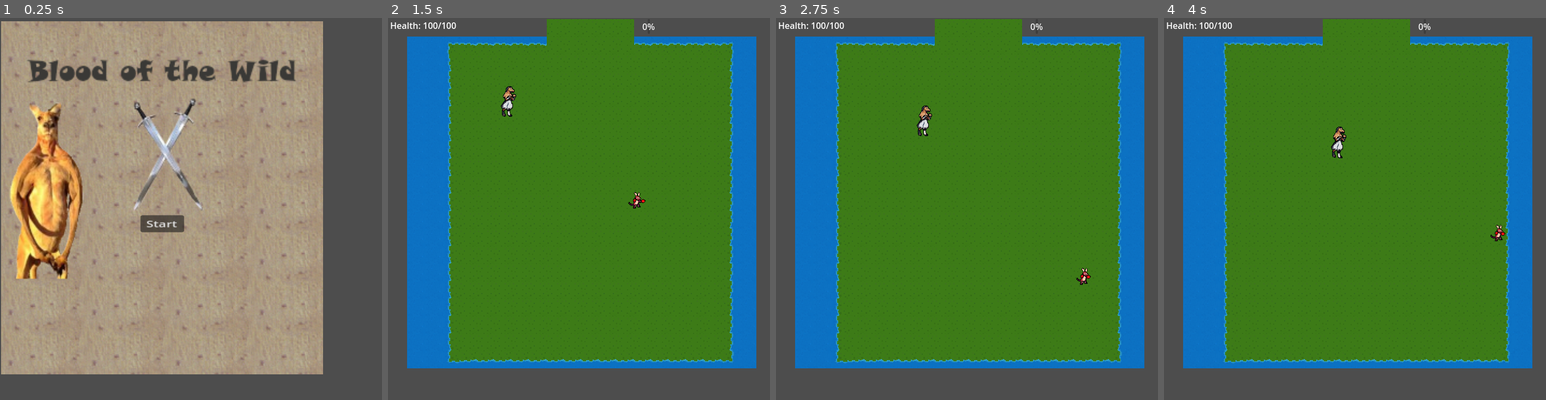
Above: before the commit, frames 1-4 (left to right).
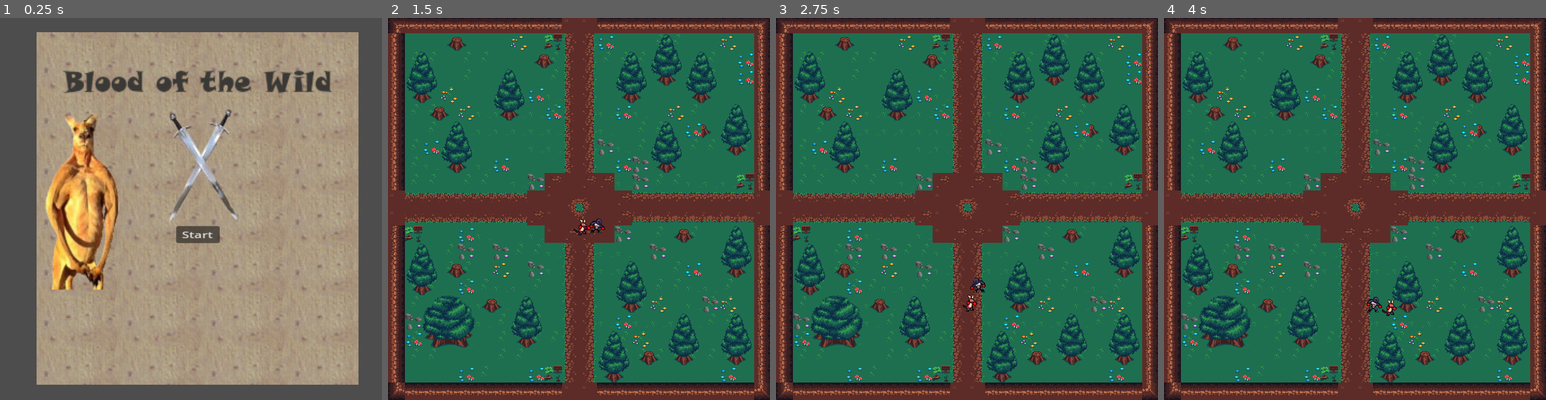
Above: after the commit, the same moments.

Repository: VH571/CSC-378-Final-Project
Game: Godot game, scene res://Scenes/menu.tscn
Two runs of this game, one before a commit and one after it. Both use one fixed random seed, a clock stepped at 60 frames per second and the inputs below.
Inputs:
- Up to frame 1 (0.25 s): no input
- Up to frame 2 (1.5 s): click "Start" at 0.5 s; hold D (move_right) from 1.28 s (still down); hold F (attack) from 1.28 s (still down)
- Up to frame 3 (2.75 s): release D (move_right) at 2.03 s; release F (attack) at 2.03 s; hold S (down) from 2.03 s (still down); tap F (attack) at 2.1 s
- Up to frame 4 (4 s): release S (down) at 2.78 s; hold D (move_right) 2.78-3.53 s; hold F (attack) 2.78-3.53 s; hold W (move_up) from 3.53 s (still down); tap F (attack) at 3.6 s

The runs differ from the first frame. In frame 1, 37% of the frame differs, in the area x 0-94%, y 0-96%; in frame 2, 100%; in frame 3, 100%, in the area x 0-100%, y 0-100%; in frame 4, 100%.

Commit message:
menu works and fixed routing and some UI

Diff:
--- a/Scenes/MainScene.tscn
+++ b/Scenes/MainScene.tscn
@@ -1,6 +1,6 @@
 [gd_scene load_steps=8 format=3 uid="uid://c1nhvl1hwy6nu"]
 
-[ext_resource type="Script" uid="uid://grak4ibl5dyv" path="res://Scenes/main_scene.gd" id="1_7rqgy"]
+[ext_resource type="Script" uid="uid://grak4ibl5dyv" path="res://Scripts/main_scene.gd" id="1_7rqgy"]
 [ext_resource type="Texture2D" uid="uid://cn8t21dy7tqu" path="res://assets/tileset.png" id="1_qxria"]
 [ext_resource type="PackedScene" uid="uid://dfs32rx8thb7t" path="res://Scenes/gorilla2.tscn" id="3_7rqgy"]
 [ext_resource type="PackedScene" uid="uid://b8ugmxfy2ri4x" path="res://Scenes/player.tscn" id="3_nhkr4"]
--- a/Scenes/menu.tscn
+++ b/Scenes/menu.tscn
@@ -1,6 +1,6 @@
-[gd_scene load_steps=4 format=3 uid="uid://d2h54h4ksrry7"]
+[gd_scene load_steps=4 format=3 uid="uid://bysk870kemqas"]
 
-[ext_resource type="Script" path="res://Scenes/menu.gd" id="1_ptfxq"]
+[ext_resource type="Script" uid="uid://fa8l1a0cvfid" path="res://Scripts/menu.gd" id="1_cayip"]
 [ext_resource type="AudioStream" uid="uid://bhngh10gtc22u" path="res://assets/audio/monster-roar-ps-oo6-306402.mp3" id="2_l5f1i"]
 [ext_resource type="Texture2D" uid="uid://r0ms8d5xidrn" path="res://assets/Menu2.png" id="3_nwwuc"]
 
@@ -10,7 +10,7 @@
 offset_right = 40.0
 offset_bottom = 40.0
 scale = Vector2(1.59544, 1.42221)
-script = ExtResource("1_ptfxq")
+script = ExtResource("1_cayip")
 metadata/_edit_use_anchors_ = true
 
 [node name="AudioStreamPlayer2D" type="AudioStreamPlayer2D" parent="."]
@@ -20,10 +20,10 @@
 
 [node name="TextureRect" type="TextureRect" parent="."]
 layout_mode = 0
-offset_left = 1.25357
-offset_top = 3.51565
-offset_right = 301.254
-offset_bottom = 303.516
+offset_left = 41.9947
+offset_top = 18.2814
+offset_right = 341.995
+offset_bottom = 318.282
 scale = Vector2(1.23346, 1.51601)
 texture = ExtResource("3_nwwuc")
 
--- a/Scenes/menu.gd
+++ b/Scripts/menu.gd
@@ -12,7 +12,7 @@
 
 
 func _on_start_pressed() -> void:
-	get_tree().change_scene_to_file("res://Scenes/Main1.tscn")
+	get_tree().change_scene_to_file("res://Scenes/MainScene.tscn")
 
 
 func _on_quit_pressed() -> void:
--- a/project.godot
+++ b/project.godot
@@ -12,7 +12,7 @@
 
 config/name="Blood of the Wild"
 run/main_scene="res://Scenes/menu.tscn"
-config/features=PackedStringArray("4.3", "Forward Plus")
+config/features=PackedStringArray("4.4", "Forward Plus")
 config/icon="res://icon.svg"
 
 [display]
Not shown: 1 places in Scenes/Gorilla.tscn that only renumber resources
Not shown: 1 places in Scenes/Main1.tscn that only renumber resources
Not shown: 1 places in Scenes/player.tscn that only renumber resources
Renamed: Scenes/main_scene.gd -> Scripts/main_scene.gd
Renamed: Scenes/main_scene.gd.uid -> Scripts/main_scene.gd.uid
Not shown, added: Scripts/menu.gd.uid
